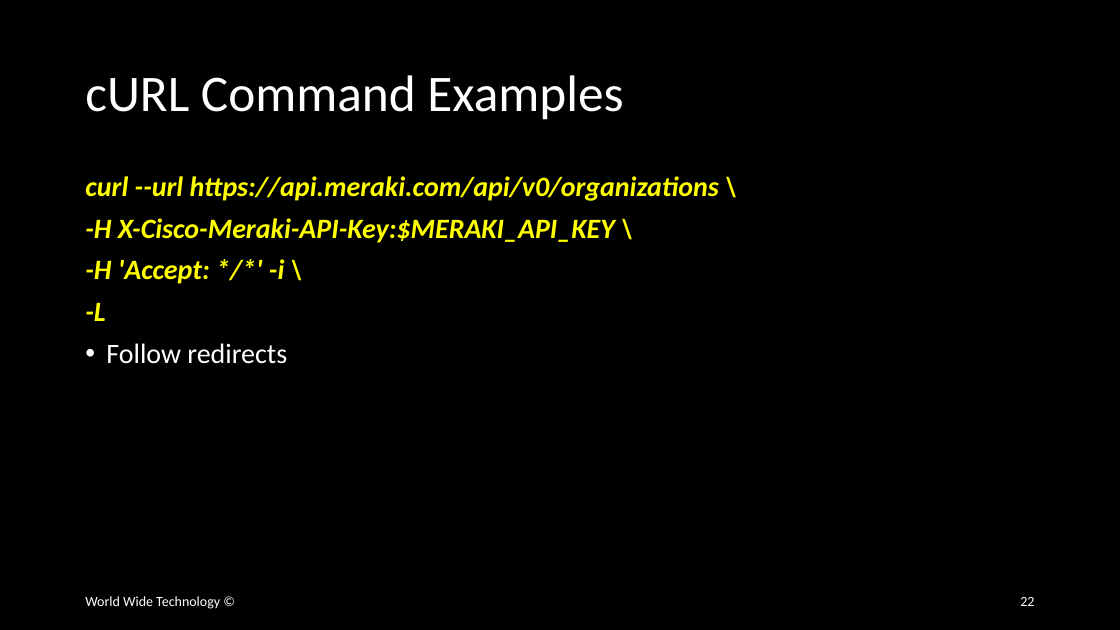
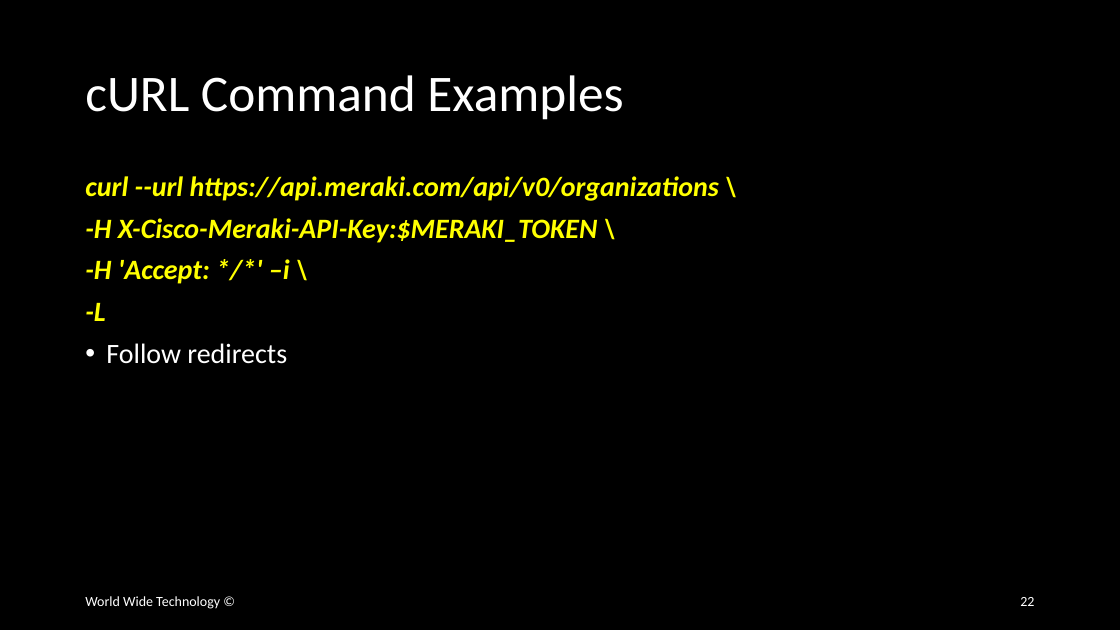
Before and after one commit to wwt/curl-requests-foundations, a slide deck: slide 22 of curl-requests-foundations.pptx. Drawn at 1120x630 pixels with LibreOffice and Linux fonts; fonts in the diff are those of the drawing. Boxes give left, top, right and bottom in pixels: in the first picture for what was removed or moved away, otherwise in the second. Text is boxed around its words. In the diff, an @@ line names an element or a change of style, - is before the commit and + after.

Commit message:
Updated Meraki cURL example env variable to match that found in the Meraki section

```diff
--- a/curl-requests-foundations.pptx
+++ b/curl-requests-foundations.pptx
@@ text at [85, 218, 598, 284]: text changed @@
--H X-Cisco-Meraki-API-Key:$MERAKI_API_KEY \
--H 'Accept: */*' -i \
+-H X-Cisco-Meraki-API-Key:$MERAKI_TOKEN \
+-H 'Accept: */*' –i \
```
Also in this commit, not shown: 1 other slide changed.
